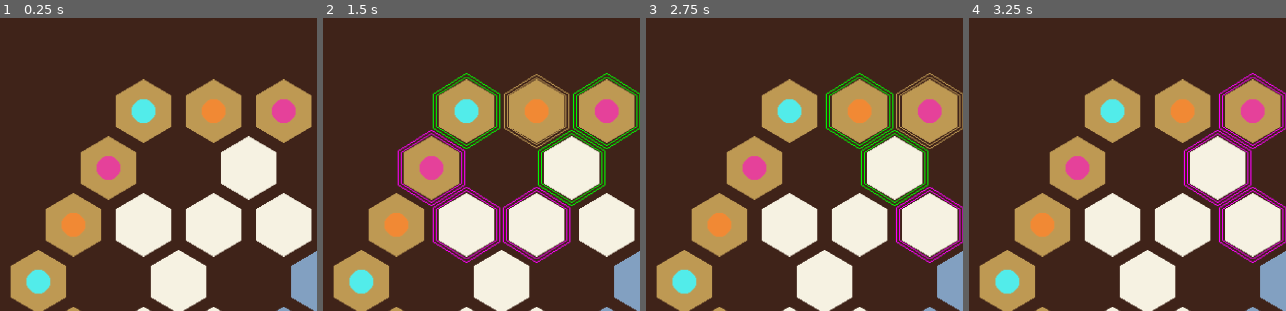
Above: before the commit, frames 1-4 (left to right).
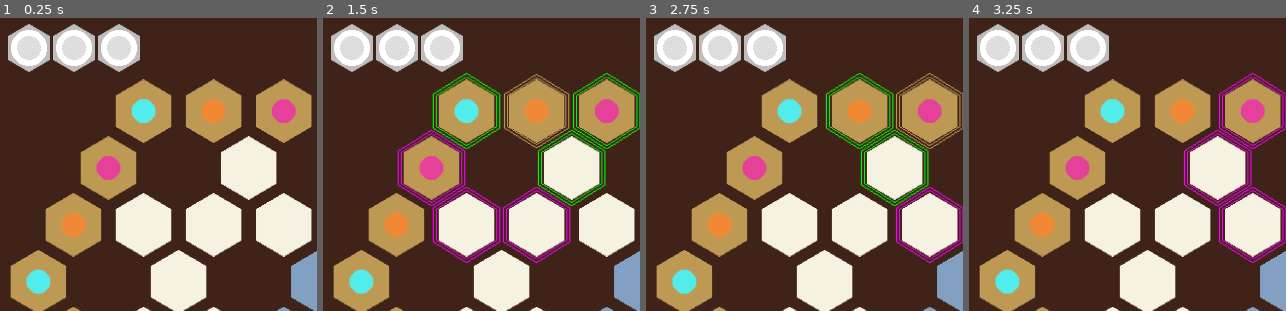
Above: after the commit, the same moments.

Repository: jbbranch9/MANOK
Game: Godot game, scene res://game.tscn
Two runs of this game, one before a commit and one after it. Both use one fixed random seed, a clock stepped at 60 frames per second and the inputs below.
Inputs (mouse positions are % of the whole screen's width and height, from its top left):
- Up to frame 1 (0.25 s): no input
- Up to frame 2 (1.5 s): tap Enter at 0.5 s; move the mouse to (23, 16) at 0.52 s; click (23, 16) at 0.6 s; tap Space at 1.25 s; move the mouse to (34, 16) at 1.27 s; click (34, 16) at 1.35 s
- Up to frame 3 (2.75 s): move the mouse to (45, 16) at 2.02 s; click (45, 16) at 2.1 s
- Up to frame 4 (3.25 s): move the mouse to (56, 16) at 2.77 s; click (56, 16) at 2.85 s
The pictures show only the part of the screen within x 0-50%, y 0-50%; the shares and areas given below are measured in that part.

The runs differ from the first frame. In frame 1, 5.0% of the frame differs, in the area x 2-45%, y 2-19%; in frame 2, 5.0%; in frame 3, 5.0%; in frame 4, 5.0%.

Commit message:
.

Diff:
--- /dev/null
+++ b/carrier_stage.tscn
@@ -0,0 +1,36 @@
+[gd_scene load_steps=2 format=2]
+
+[ext_resource path="res://tile.tscn" type="PackedScene" id=1]
+
+[node name="carrier_stage" type="Node2D"]
+
+[node name="stage1" parent="." instance=ExtResource( 1 )]
+position = Vector2( 40, 40 )
+tile_name = "stage"
+
+[node name="flare" parent="stage1/flare" index="0"]
+frame = 9
+
+[node name="flare2" parent="stage1/flare" index="1"]
+frame = 9
+
+[node name="carrier" parent="stage1" index="4"]
+visible = true
+
+[node name="stage2" parent="." instance=ExtResource( 1 )]
+position = Vector2( 100, 40 )
+tile_name = "stage"
+
+[node name="carrier" parent="stage2" index="4"]
+visible = true
+
+[node name="stage3" parent="." instance=ExtResource( 1 )]
+position = Vector2( 160, 40 )
+tile_name = "stage"
+
+[node name="carrier" parent="stage3" index="4"]
+visible = true
+
+[editable path="stage1"]
+[editable path="stage2"]
+[editable path="stage3"]
--- a/constants/globals.gd
+++ b/constants/globals.gd
@@ -8,6 +8,7 @@
 	"inner":Color("83A1C2"), \
 	"block":Color("872d23"), \
 	"negative":Color("40241A"), \
+	"stage": Color.gray, \
 	},
 
 "tiles":{\
--- a/constants/zones.gd
+++ b/constants/zones.gd
@@ -139,4 +139,7 @@
 		zone = "mid"
 	elif tile_name in INNER:
 		zone = "inner"
+	elif tile_name.begins_with('stage'):
+		zone = 'stage'
+
 	return zone
--- a/game.gd
+++ b/game.gd
@@ -52,6 +52,10 @@
 	var jumps = Zones.get_jumpables(selection.tile_name)
 
 	print(selection)
+	print(slides)
+	print(jumps)
+	print(selection.has())
+
 
 	var all = slides + jumps
 
@@ -102,5 +106,3 @@
 	selection.flare.visible = true
 
 	highlight()
-
-	print(selection.has())
--- a/game.tscn
+++ b/game.tscn
@@ -1,7 +1,8 @@
-[gd_scene load_steps=3 format=2]
+[gd_scene load_steps=4 format=2]
 
 [ext_resource path="res://board.tscn" type="PackedScene" id=1]
 [ext_resource path="res://game.gd" type="Script" id=2]
+[ext_resource path="res://carrier_stage.tscn" type="PackedScene" id=3]
 
 [node name="game" type="Node2D"]
 script = ExtResource( 2 )
@@ -9,3 +10,6 @@
 [node name="board" parent="." instance=ExtResource( 1 )]
 position = Vector2( 10, 60 )
 scale = Vector2( 0.9, 0.9 )
+
+[node name="carrier_stage" parent="." instance=ExtResource( 3 )]
+scale = Vector2( 0.75, 0.75 )
